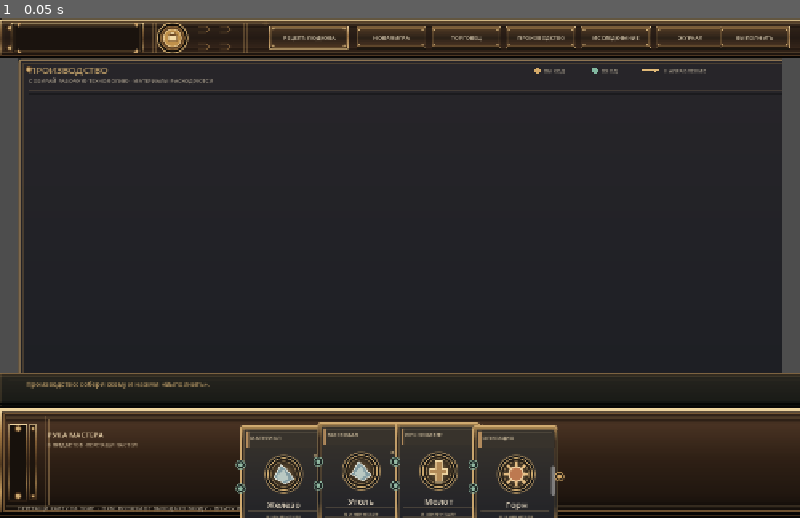
Above: before the commit, frame 1.
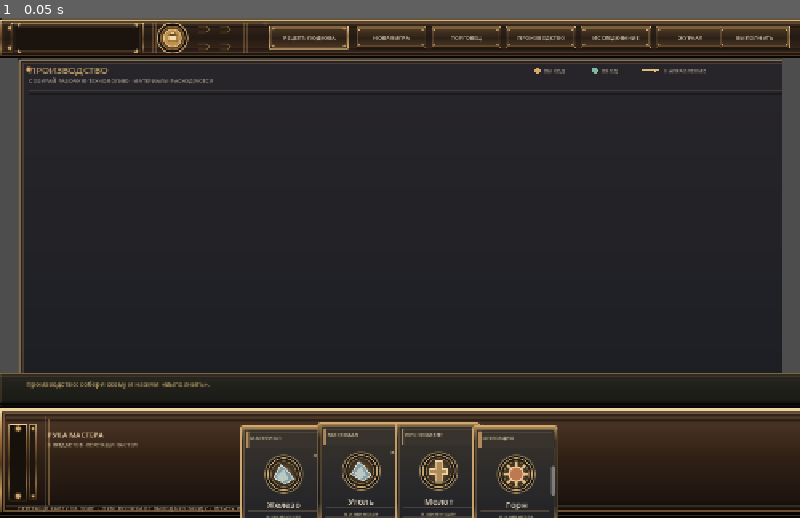
Above: after the commit, the same moment.

Repository: Blyaprint/new-1-bit-kuznya
Game: Godot game, scene res://scenes/board_prototype.tscn
Same seed, same stepped clock (60 frames per second), same inputs: the game is played once before the commit and once after it.
Inputs:
- Up to frame 1 (0.05 s): no input

The runs differ from the first frame. In frame 1, 0.2% of the frame differs, in the area x 29-71%, y 87-96%.

Commit message:
Drive card port node visibility and labels from card data

Diff:
--- a/scripts/ui/card_view.gd
+++ b/scripts/ui/card_view.gd
@@ -6,7 +6,7 @@
 @onready var state_label: Label = $State
 @onready var durability: ProgressBar = $Durability
 
-func set_card_data(data: Dictionary, on_board: bool) -> void:
+func set_card_data(data: Dictionary, on_board: bool, input_ports: Array = [], output_ports: Array = []) -> void:
 	category_label.text = str(data.get("category", ""))
 	var emblem_file := "emblem_material.svg"
 	match str(data.get("category", "")):
@@ -19,6 +19,18 @@
 	var quantity := int(data.get("quantity", 1))
 	quantity_label.text = "×%d" % quantity if quantity > 1 else ""
 	state_label.text = "УЗЕЛ СХЕМЫ" if on_board else "В ИНВЕНТАРЕ"
+	$InputPort0.visible = on_board and input_ports.size() > 0
+	$InputLabel0.visible = on_board and input_ports.size() > 0
+	$InputPort1.visible = on_board and input_ports.size() > 1
+	$InputLabel1.visible = on_board and input_ports.size() > 1
+	$OutputPort0.visible = on_board and output_ports.size() > 0
+	$OutputLabel0.visible = on_board and output_ports.size() > 0
+	if input_ports.size() > 0:
+		$InputLabel0.text = str(input_ports[0].label)
+	if input_ports.size() > 1:
+		$InputLabel1.text = str(input_ports[1].label)
+	if output_ports.size() > 0:
+		$OutputLabel0.text = str(output_ports[0].label)
 	if str(data.get("title", "")) in ["Молот", "Горн"]:
 		durability.visible = true
 		durability.max_value = float(data.get("max_durability", 6))
